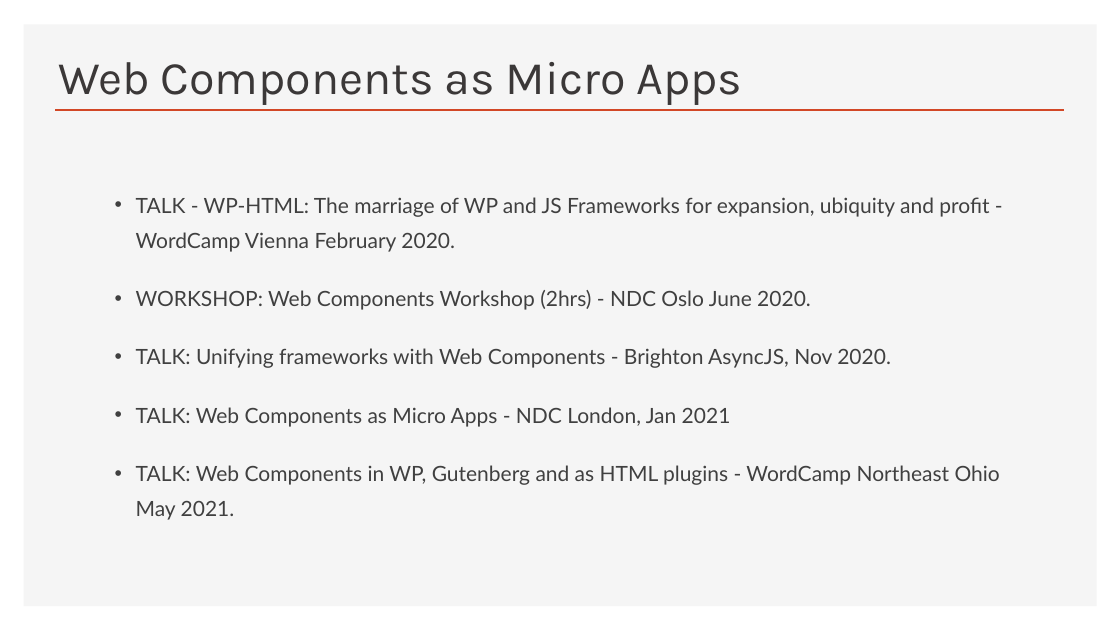
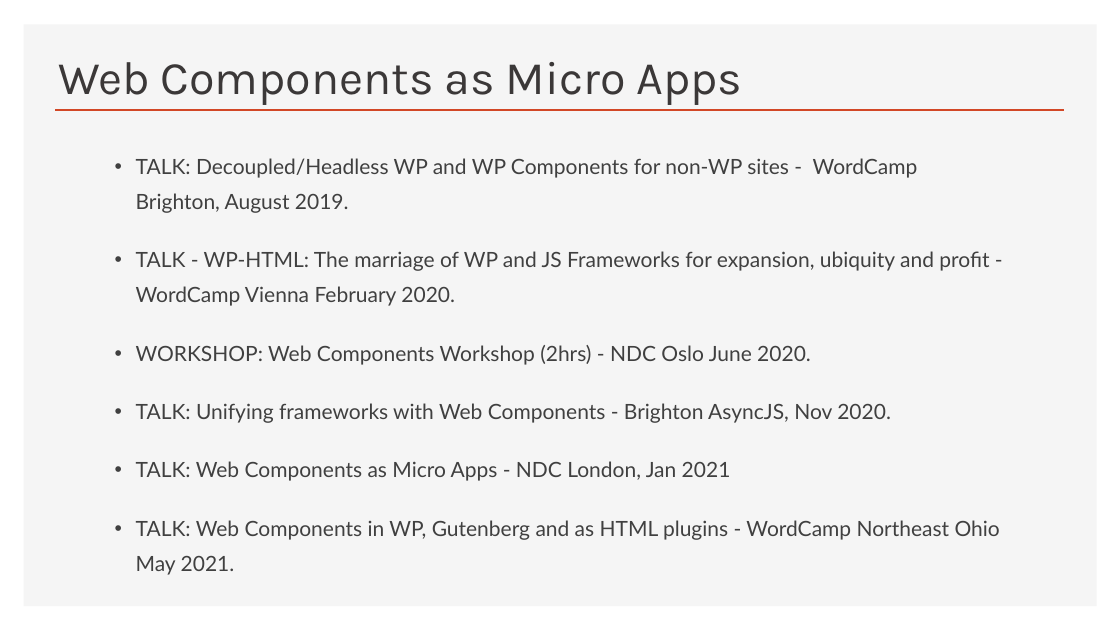
Before and after one commit to Python-Test-Engineer/web-components-v1, a slide deck: slide 3 of SLIDES/talk.pptx. Drawn at 1120x630 pixels with LibreOffice and Linux fonts; fonts in the diff are those of the drawing. Boxes give left, top, right and bottom in pixels: in the first picture for what was removed or moved away, otherwise in the second. Text is boxed around its words. In the diff, an @@ line names an element or a change of style, - is before the commit and + after.

```diff
--- a/SLIDES/talk.pptx
+++ b/SLIDES/talk.pptx
@@ text "TALK: Decoupled/Headless WP and WP ...": place and size @@
-text "TALK: Decoupled/Headless WP and WP ..." at [136, 197, 1000, 520]
+text "TALK: Decoupled/Headless WP and WP ..." at [136, 158, 1000, 575]
@@ text at [136, 158, 918, 213]: paragraph added @@
+  • TALK: Decoupled/Headless WP and WP Components for non-WP sites - WordCamp Brighton, August 2019.
```
Also in this commit, not shown: 10 other slides changed, 2 other files.
